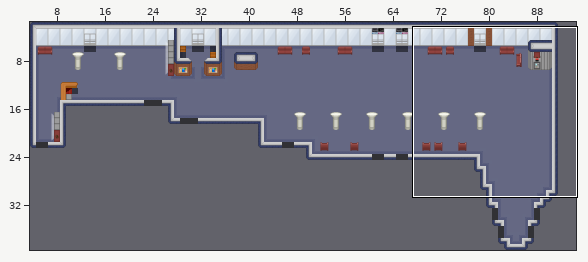
Two versions of a level (Tiled map, map/forum.tmx). The first picture is a wide view before the edit; the outline marks the close-up.
Close-up. Before:
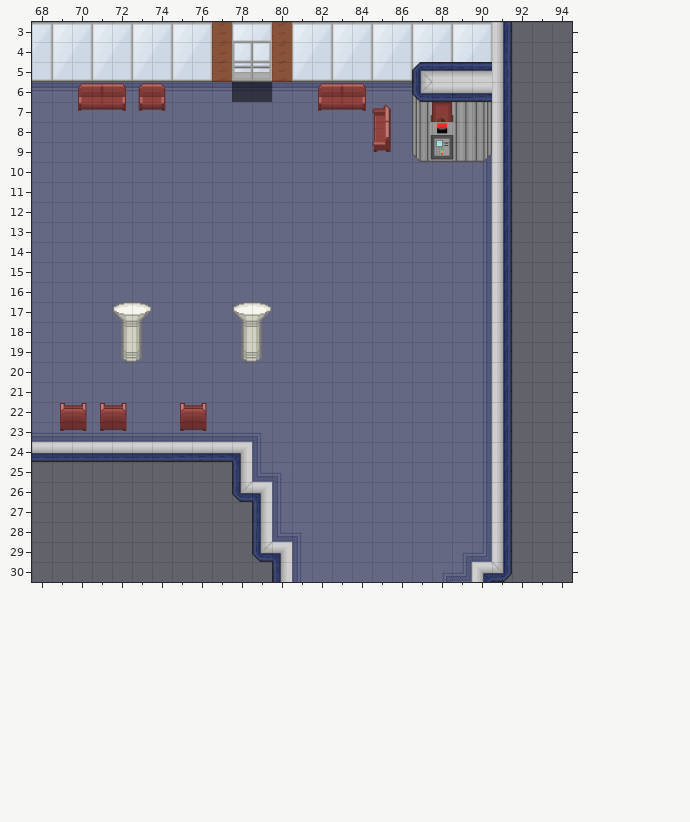
Cells are 48x48 px. Shown: x 68..94, y 3..30. The commit also changed other parts of the map, which this record leaves out.
New version:
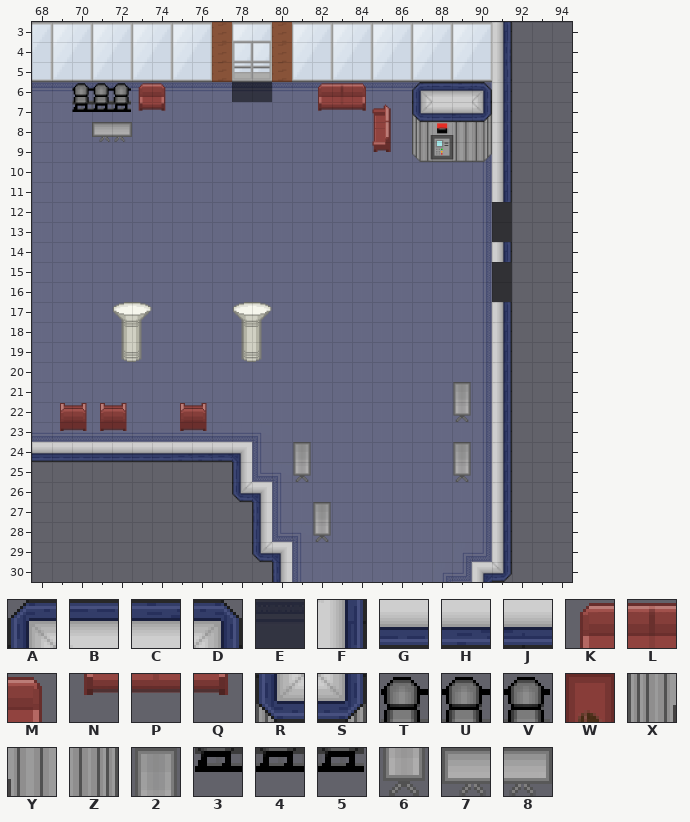
Key: from "tilesheet": A 127, B 128, C 129, D 131, E 132, F 151, G 208, H 209, J 210, K 232, L 233, M 234, N 252, P 253, Q 254, R 322, S 325, T 329, U 330, V 331, W 341, X 342, Y 344, Z 345, 2 348, 3 349, 4 350, 5 351, 6 368, 7 369, 8 370.
_ is an empty cell, . an unchanged one.
See-through tiles are keyed as they look on the map.
Edits made:
--- layer "floor 2"
@@ x 70..72 @@
- 7 NPQ
+ 7 345
--- layer "map-transition"
@@ x 91..91 @@
-12 _
-13 _
+12 E
+13 E
@@ x 91..91 @@
-15 _
-16 _
+15 E
+16 E
--- layer "Murs"
@@ x 91..91 @@
-12 F
-13 F
+12 _
+13 _
@@ x 91..91 @@
-15 F
-16 F
+15 _
+16 _
--- layer "Objets"
@@ x 70..90 @@
- 5 .................ACCC
- 6 KLM..............RGJH
- 7 .................XWYZ
- 8 .__..................
+ 5 .................____
+ 6 TUV..............ABCD
+ 7 .................RGJS
+ 8 .78..................
@@ x 89..89 @@
-21 _
-22 _
+21 2
+22 6
@@ x 81..89 @@
-24 _......._
-25 _......._
+24 2.......2
+25 6.......6
@@ x 82..82 @@
-27 _
-28 _
+27 2
+28 6
Pixel boxes of the changes (left, top, right, bottom) in both close-ups:
changed: (412, 62, 492, 122)
changed: (72, 83, 132, 142)
changed: (492, 202, 512, 242)
changed: (492, 262, 512, 302)
added: (453, 382, 471, 422)
added: (293, 442, 311, 482)
added: (453, 442, 471, 482)
added: (313, 502, 331, 542)
